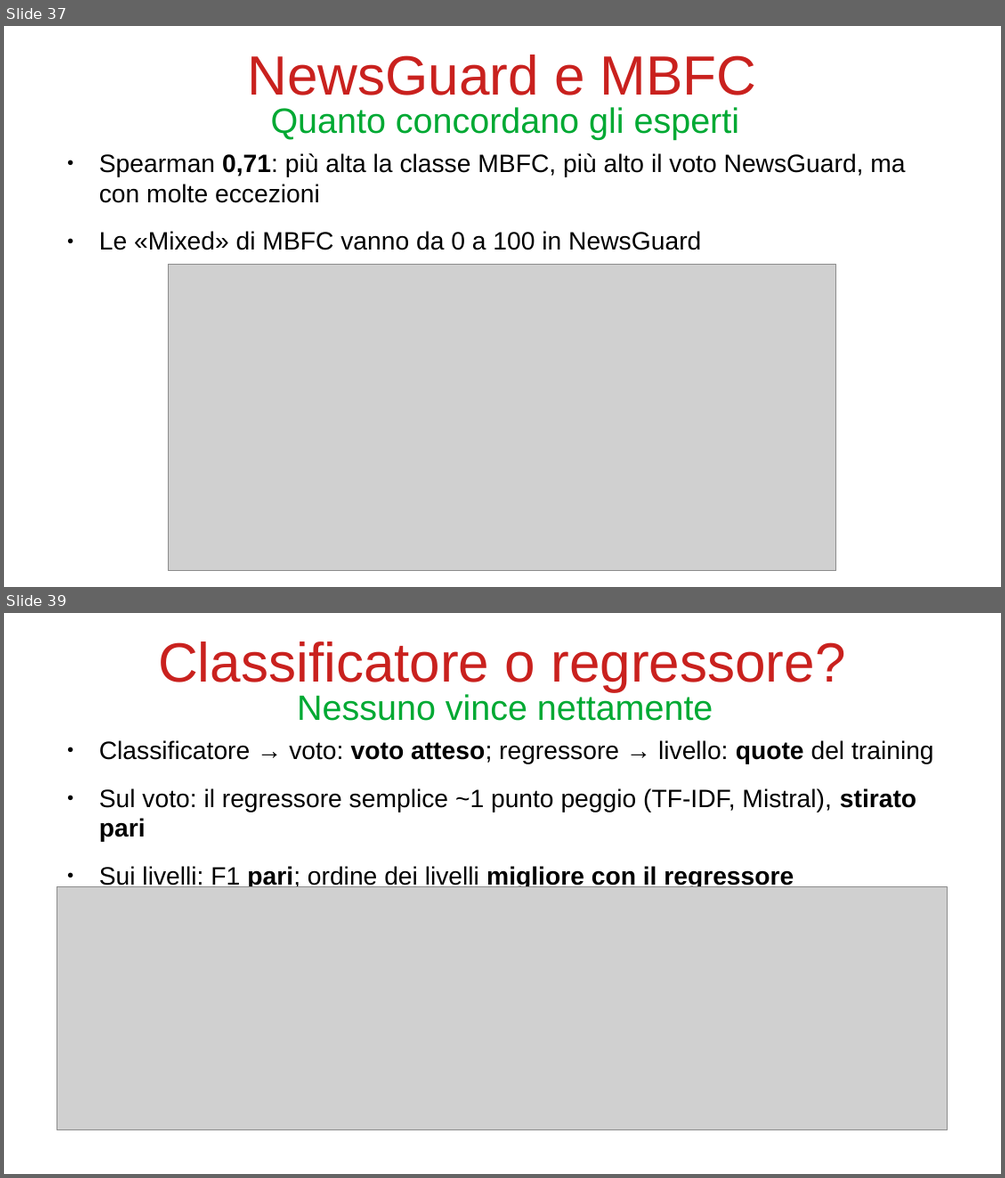
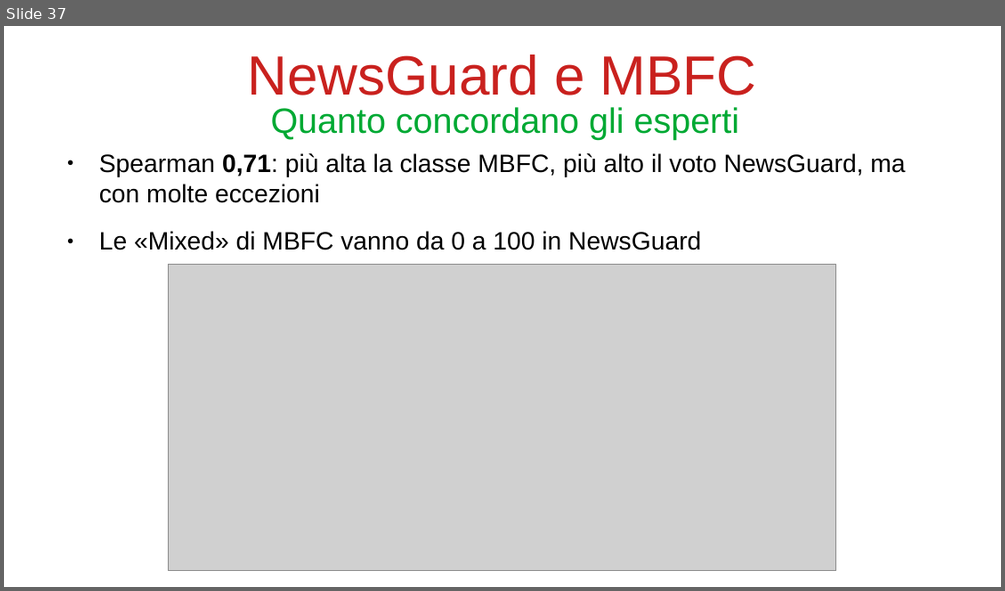
Before and after one commit to bianchi-john/PublisherClassification, a slide deck: Presentazioni/Stato finale/FinalState.odp. Shown one above the other, each under a label of ours: slides 37 and 39 before the commit, slide 37 after it; the slides between them are not shown. The pictures are 1005x1178 and 1005x591 pixels, drawn with LibreOffice and Linux fonts; fonts in the diff are those of the drawing; grey boxes stand for pictures. Boxes give left, top, right and bottom in pixels: in the first picture for what was removed or moved away, otherwise in the second. Text is boxed around its words. In the diff, an @@ line names an element or a change of style, - is before the commit and + after.

```diff
--- a/Presentazioni/Stato finale/FinalState.odp
+++ b/Presentazioni/Stato finale/FinalState.odp
@@ slide 39 removed at [4, 613, 1001, 1174], background #FFFFFF @@
@@ title removed at [158, 641, 845, 691] @@
-Classificatore o regressore?
@@ title removed at [297, 692, 712, 721] @@
-Nessuno vince nettamente
@@ text removed at [99, 740, 934, 890] @@
-● Classificatore → voto: voto atteso; regressore → livello: quote del training
-● Sul voto: il regressore semplice ~1 punto peggio (TF-IDF, Mistral), stirato pari
-● Sui livelli: F1 pari; ordine dei livelli migliore con il regressore
@@ picture removed at [57, 887, 947, 1130] @@
```
Also in this commit, not shown: 2 slides changed, 1 slide added, 6 other files.
